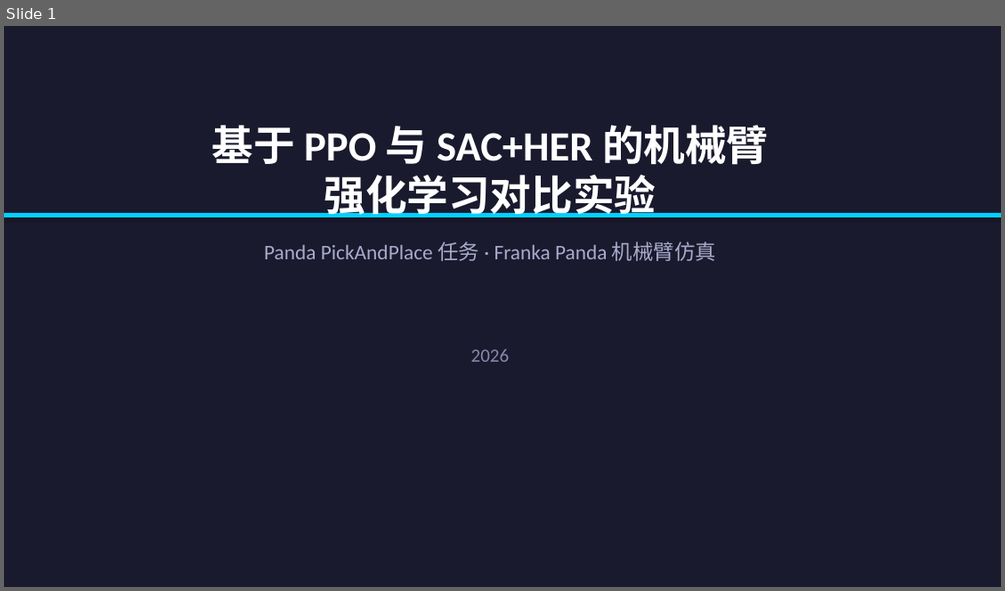
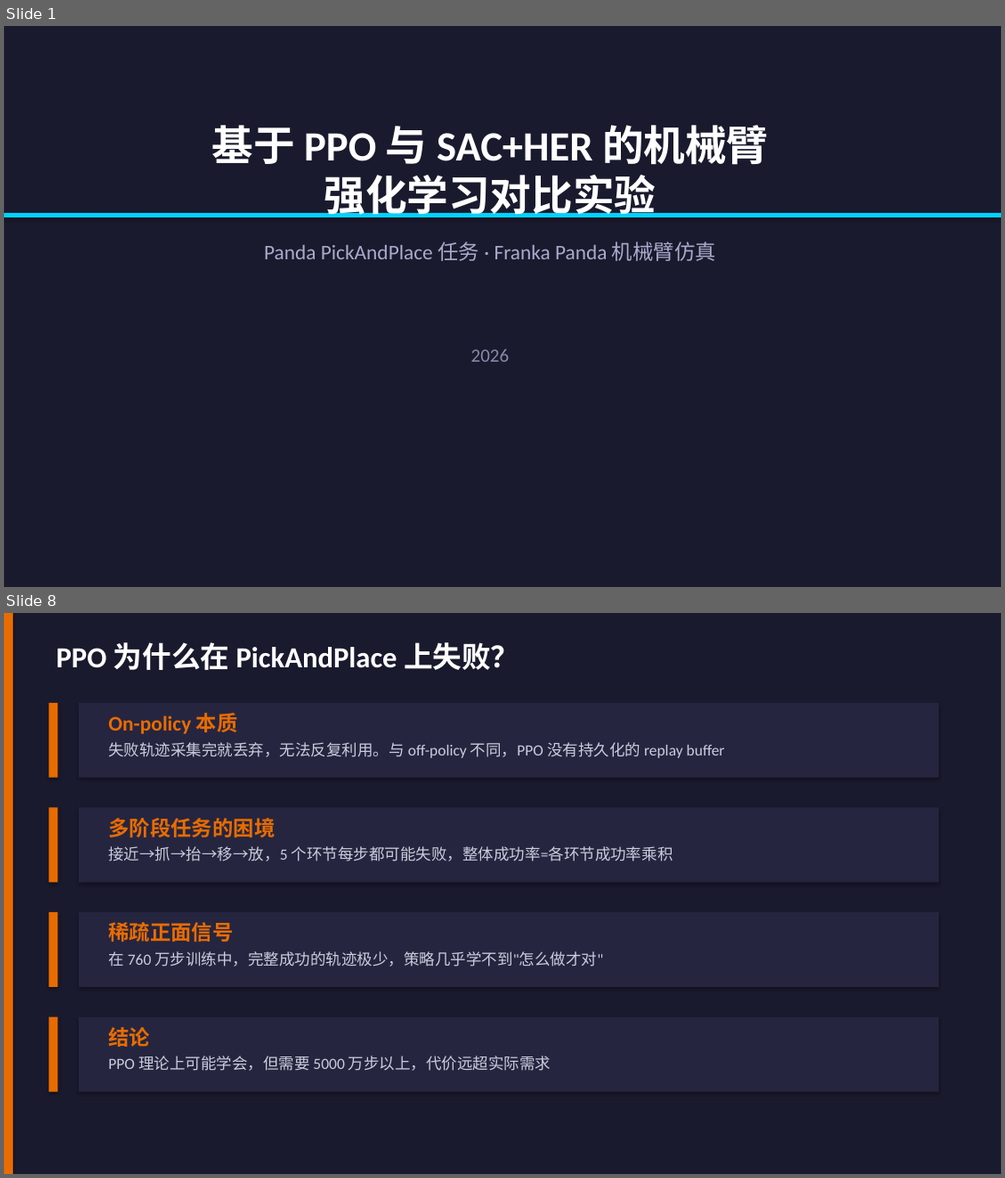
Before and after one commit to baobaolong777/RLStudy, a slide deck: 汇报PPT_PPO_vs_SAC_HER.pptx. Shown one above the other, each under a label of ours: slide 1 before the commit, slides 1 and 8 after it; the slides between them are not shown. The pictures are 1005x591 and 1005x1178 pixels, drawn with LibreOffice and Linux fonts; fonts in the diff are those of the drawing. Boxes give left, top, right and bottom in pixels: in the first picture for what was removed or moved away, otherwise in the second. Text is boxed around its words. In the diff, an @@ line names an element or a change of style, - is before the commit and + after.

```diff
--- a/汇报PPT_PPO_vs_SAC_HER.pptx
+++ b/汇报PPT_PPO_vs_SAC_HER.pptx
@@ slide 8 added at (4, 613, 1001, 1174), background #1A1A2E @@
@@ rectangle added at (4, 613, 13, 1174), fill #E86C00 @@
@@ text added at (57, 642, 520, 670), 28 pt, text #FFFFFF, bold @@
+PPO 为什么在 PickAndPlace 上失败？
@@ rectangle added at (48, 703, 57, 778), fill #E86C00 @@
@@ rectangle added at (79, 703, 938, 778), fill #252540 @@
@@ text added at (108, 713, 238, 734), 20 pt, text #E86C00, bold @@
+On-policy 本质
@@ text added at (108, 742, 725, 758), 15 pt, text #CCCCDD @@
+失败轨迹采集完就丢弃，无法反复利用。与 off-policy 不同，PPO 没有持久化的 replay buffer
@@ rectangle added at (48, 807, 57, 882), fill #E86C00 @@
@@ rectangle added at (79, 807, 938, 882), fill #252540 @@
@@ text added at (108, 818, 275, 837), 20 pt, text #E86C00, bold @@
+多阶段任务的困境
@@ text added at (108, 846, 673, 861), 15 pt, text #CCCCDD @@
+接近→抓→抬→移→放，5 个环节每步都可能失败，整体成功率=各环节成功率乘积
@@ rectangle added at (48, 912, 57, 987), fill #E86C00 @@
@@ rectangle added at (79, 912, 938, 987), fill #252540 @@
@@ text added at (108, 922, 233, 941), 20 pt, text #E86C00, bold @@
+稀疏正面信号
@@ text added at (108, 951, 603, 966), 15 pt, text #CCCCDD @@
+在 760 万步训练中，完整成功的轨迹极少，策略几乎学不到"怎么做才对"
@@ rectangle added at (48, 1017, 57, 1092), fill #E86C00 @@
@@ rectangle added at (79, 1017, 938, 1092), fill #252540 @@
@@ text added at (108, 1027, 150, 1046), 20 pt, text #E86C00, bold @@
+结论
@@ text added at (108, 1055, 550, 1070), 15 pt, text #CCCCDD @@
+PPO 理论上可能学会，但需要 5000 万步以上，代价远超实际需求
```
Also in this commit, not shown: 5 slides changed, 5 other slides added, 3 slides removed, 1 other file.
